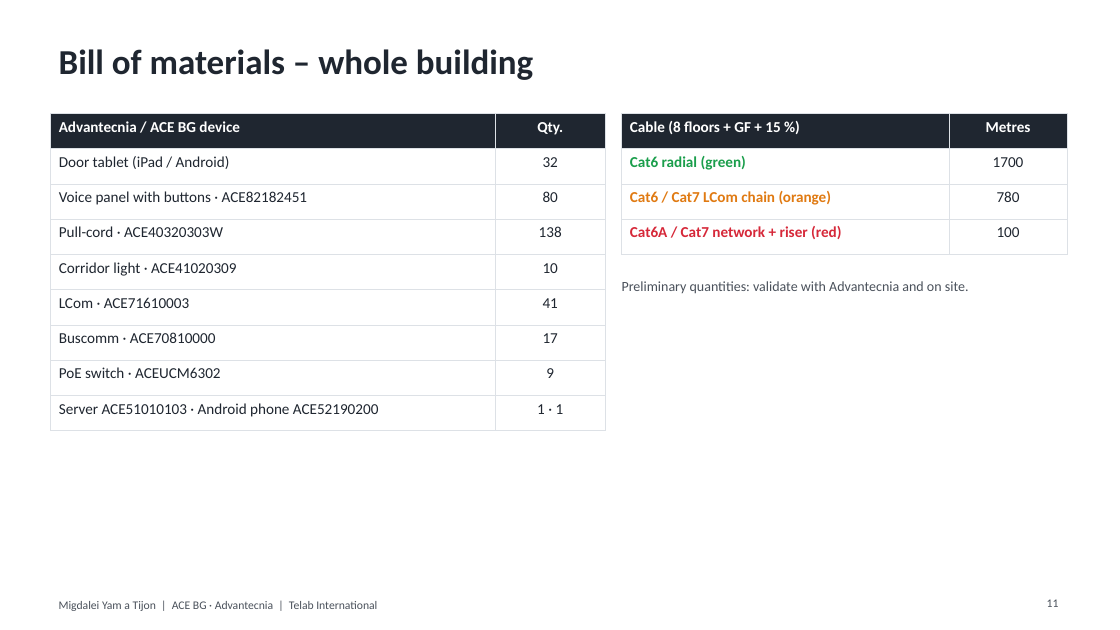
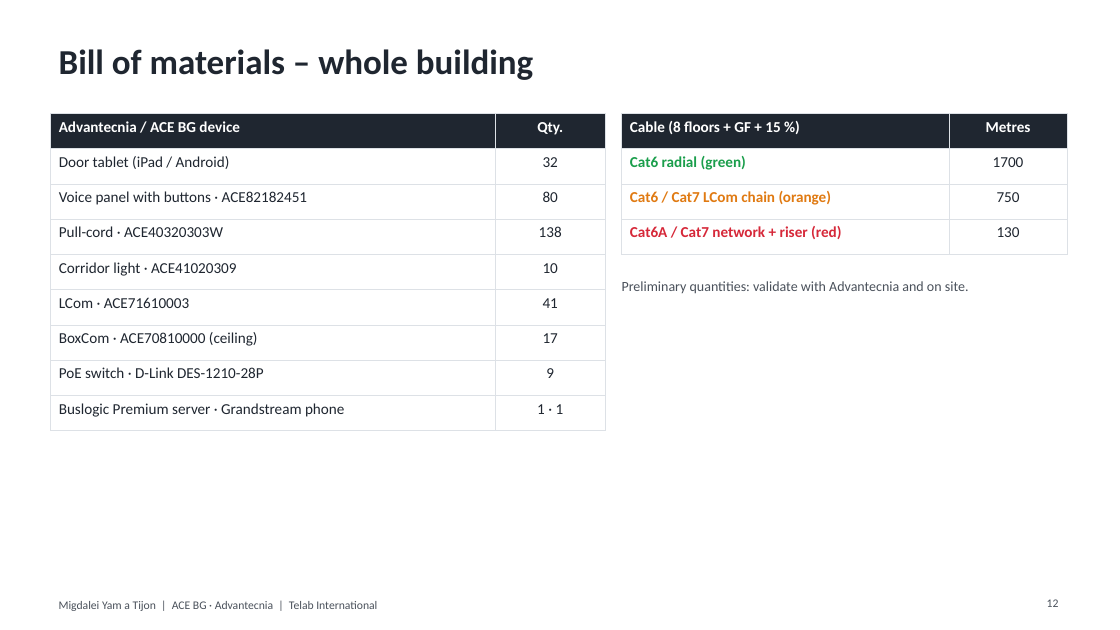
Before and after one commit to alexjusid-jpg/planos, a slide deck: slide 12 of migdalei/en/presentation_EN.pptx (slide 11 before the commit). Drawn at 1120x630 pixels with LibreOffice and Linux fonts; fonts in the diff are those of the drawing. Boxes give left, top, right and bottom in pixels: in the first picture for what was removed or moved away, otherwise in the second. Text is boxed around its words. In the diff, an @@ line names an element or a change of style, - is before the commit and + after.

```diff
--- a/migdalei/en/presentation_EN.pptx
+++ b/migdalei/en/presentation_EN.pptx
@@ table at [50,113,605,421] @@
-row 7, column 1: Buscomm · ACE70810000
+row 7, column 1: BoxCom · ACE70810000 (ceiling)
-row 8, column 1: PoE switch · ACEUCM6302
+row 8, column 1: PoE switch · D-Link DES-1210-28P
-row 9, column 1: Server ACE51010103 · Android phone ACE52190200
+row 9, column 1: Buslogic Premium server · Grandstream phone
@@ table at [622,113,1067,243] @@
-row 3, column 2: 780
+row 3, column 2: 750
-row 4, column 2: 100
+row 4, column 2: 130
@@ page number at [1047,599,1059,607]: text changed @@
-11
+12
```
Also in this commit, not shown: 3 other slides changed, 1 slide added, 20 other files.
